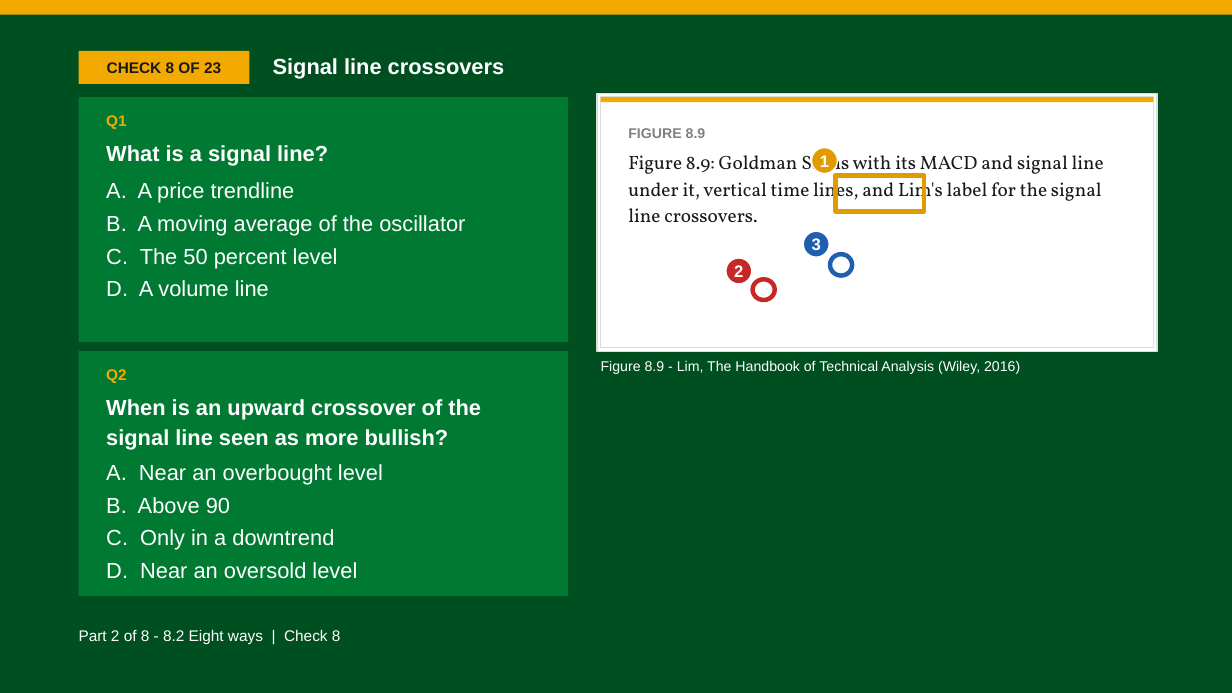
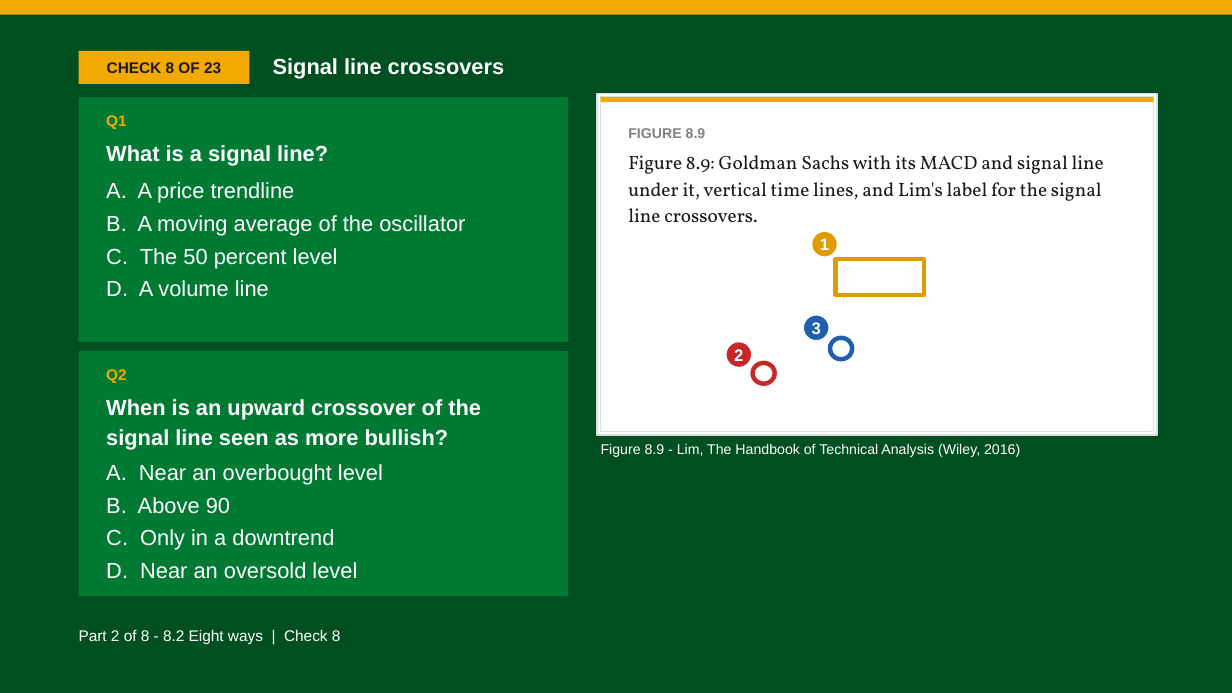
Before and after one commit to benjiesotelo-sudo/Telos_FIN1209, a slide deck: slide 100 of chapter-08/FIN1209-Chapter-08.pptx. Drawn at 1232x693 pixels with LibreOffice and Linux fonts; fonts in the diff are those of the drawing. Boxes give left, top, right and bottom in pixels: in the first picture for what was removed or moved away, otherwise in the second. Text is boxed around its words. In the diff, an @@ line names an element or a change of style, - is before the commit and + after.

Commit message:
Chapter 8: show the whole of Figure 8.9 on the signal line crossover slides

```diff
--- a/chapter-08/FIN1209-Chapter-08.pptx
+++ b/chapter-08/FIN1209-Chapter-08.pptx
@@ rectangle: place and size @@
-rectangle at [597,93,1157,351]
+rectangle at [597,93,1157,435]
@@ rectangle: place and size @@
-rectangle at [601,97,1153,348]
+rectangle at [601,97,1153,432]
@@ 5 ellipses, 1 text, 1 rectangle: place and size @@
-5 ellipses, 1 text, 1 rectangle at [601,148,1020,374]
+5 ellipses, 1 text, 1 rectangle at [601,231,1020,457]
```
Also in this commit, not shown: 2 other slides changed, 2 other files.
